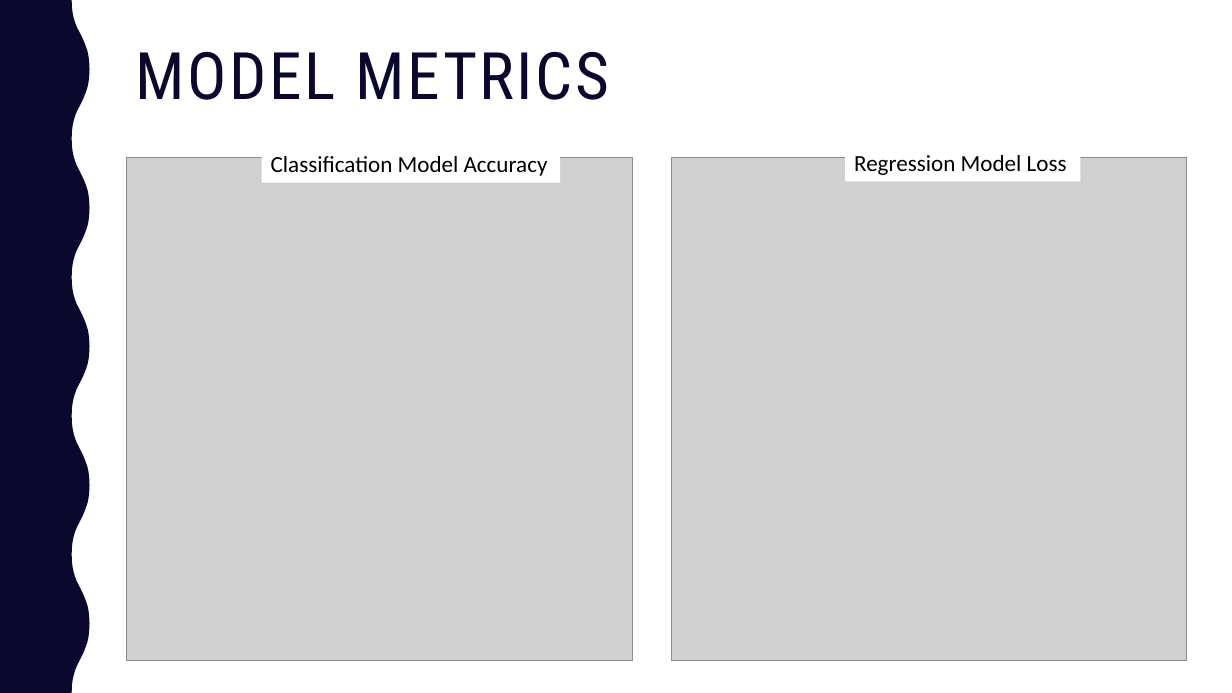
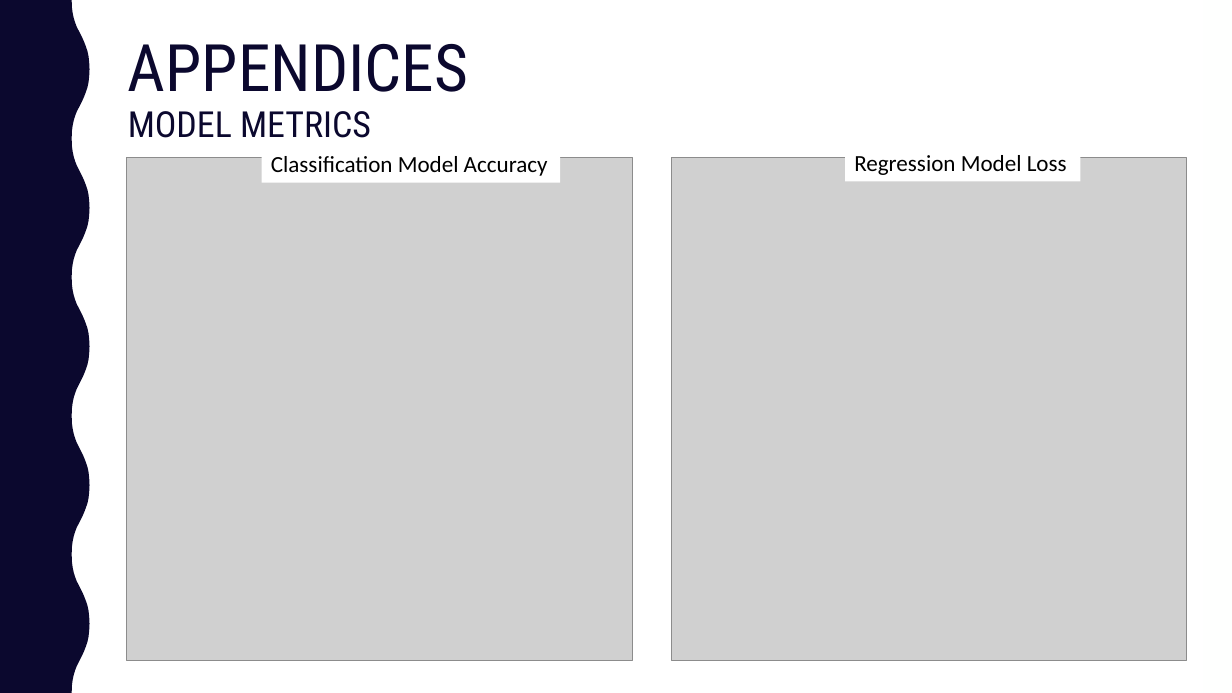
Before and after one commit to kaelynn-rose/EarthquakeClassification, a slide deck: slide 15 of presentation/earthquakes_with_cnns.pptx (slide 10 before the commit). Drawn at 1232x693 pixels with LibreOffice and Linux fonts; fonts in the diff are those of the drawing; grey boxes stand for pictures. Boxes give left, top, right and bottom in pixels: in the first picture for what was removed or moved away, otherwise in the second. Text is boxed around its words. In the diff, an @@ line names an element or a change of style, - is before the commit and + after.

```diff
--- a/presentation/earthquakes_with_cnns.pptx
+++ b/presentation/earthquakes_with_cnns.pptx
@@ title at <box>128,44,468,138</box>: text changed; size 51 to 28 pt @@
-MODEL METRICS
+APPENDICES
+MODEL METRICS
```
Also in this commit, not shown: 13 other slides changed, 3 slides added, 3 other files.
